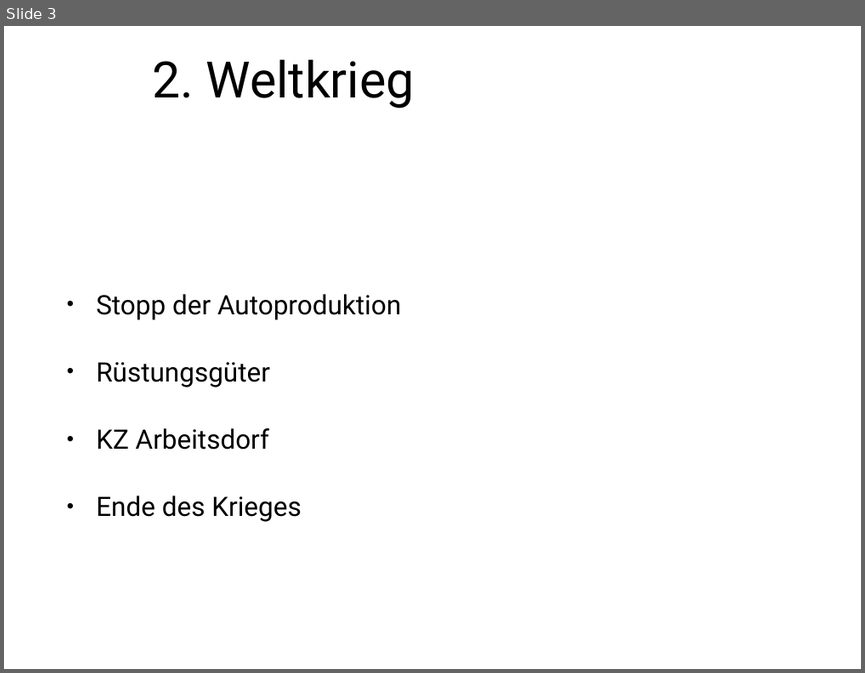
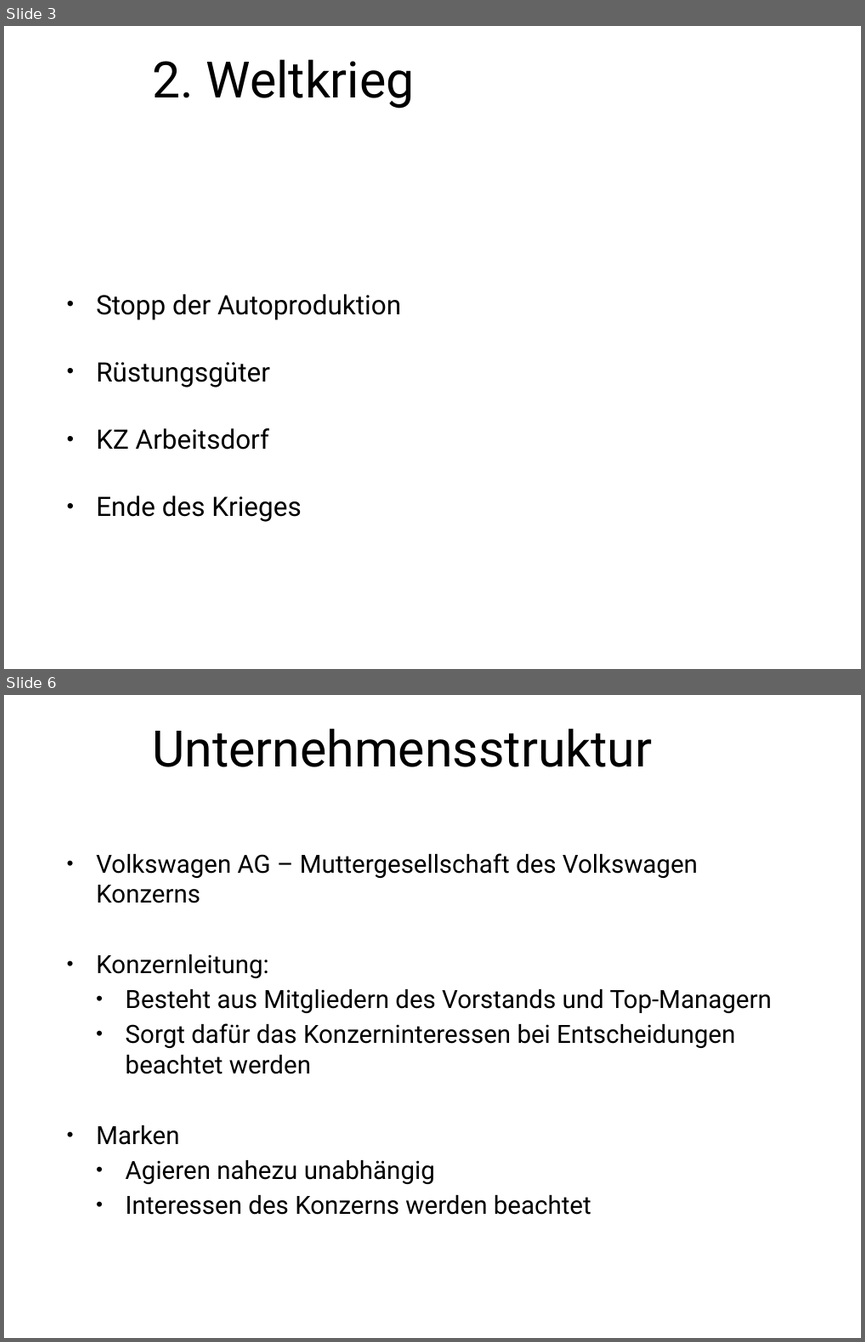
Before and after one commit to hsiegel-tgm/ERPEval, a slide deck: Presentation.pptx. Shown one above the other, each under a label of ours: slide 3 before the commit, slides 3 and 6 after it; the slides between them are not shown. The pictures are 865x673 and 865x1342 pixels, drawn with LibreOffice and Linux fonts; fonts in the diff are those of the drawing; background and template pictures are left out. Boxes give left, top, right and bottom in pixels: in the first picture for what was removed or moved away, otherwise in the second. Text is boxed around its words. In the diff, an @@ line names an element or a change of style, - is before the commit and + after.

```diff
--- a/Presentation.pptx
+++ b/Presentation.pptx
@@ slide 6 added at [4,695,861,1338], background picture (left out) @@
@@ title added at [152,728,652,767], 60 pt, text #000000 @@
+Unternehmensstruktur
@@ text added at [96,853,772,1214], 30 pt, text #000000 @@
+• Volkswagen AG – Muttergesellschaft des Volkswagen Konzerns
+• Konzernleitung:
+  • Besteht aus Mitgliedern des Vorstands und Top-Managern
+  • Sorgt dafür das Konzerninteressen bei Entscheidungen beachtet werden
+• Marken
+  • Agieren nahezu unabhängig
+  • Interessen des Konzerns werden beachtet
```
Also in this commit, not shown: 2 slides changed, 18 other slides added.
